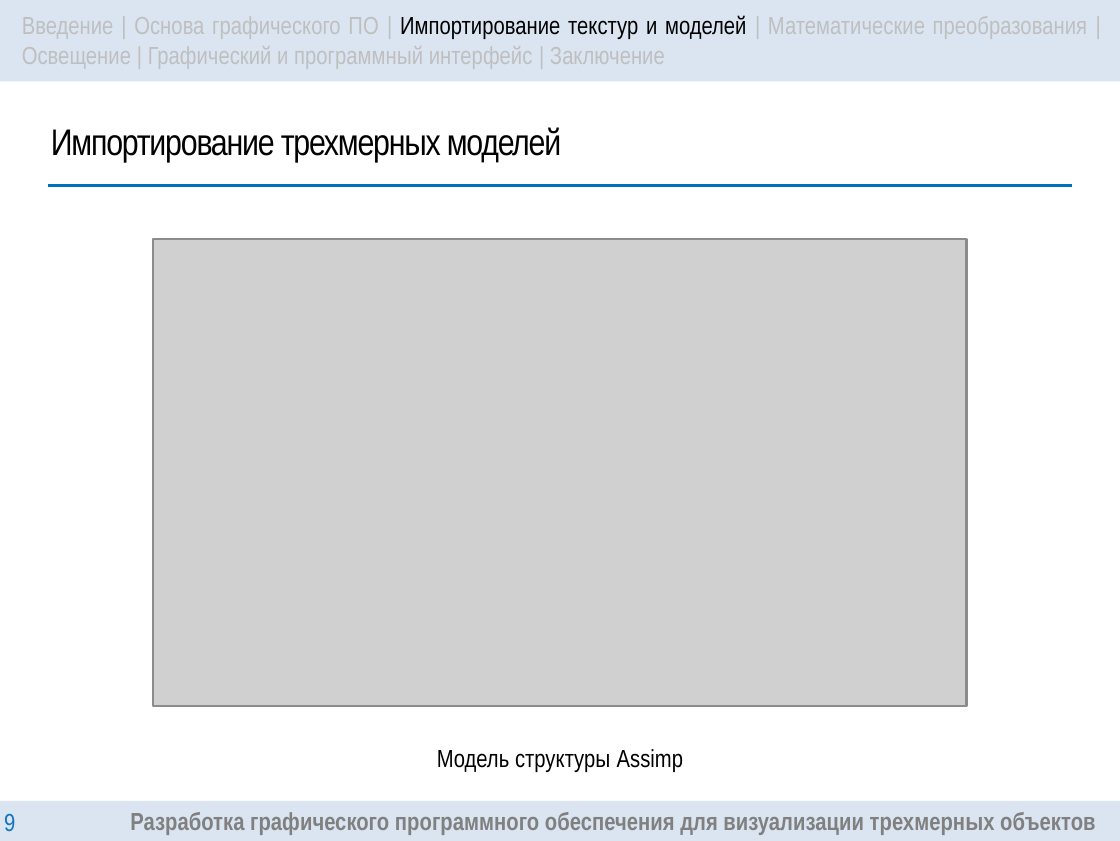
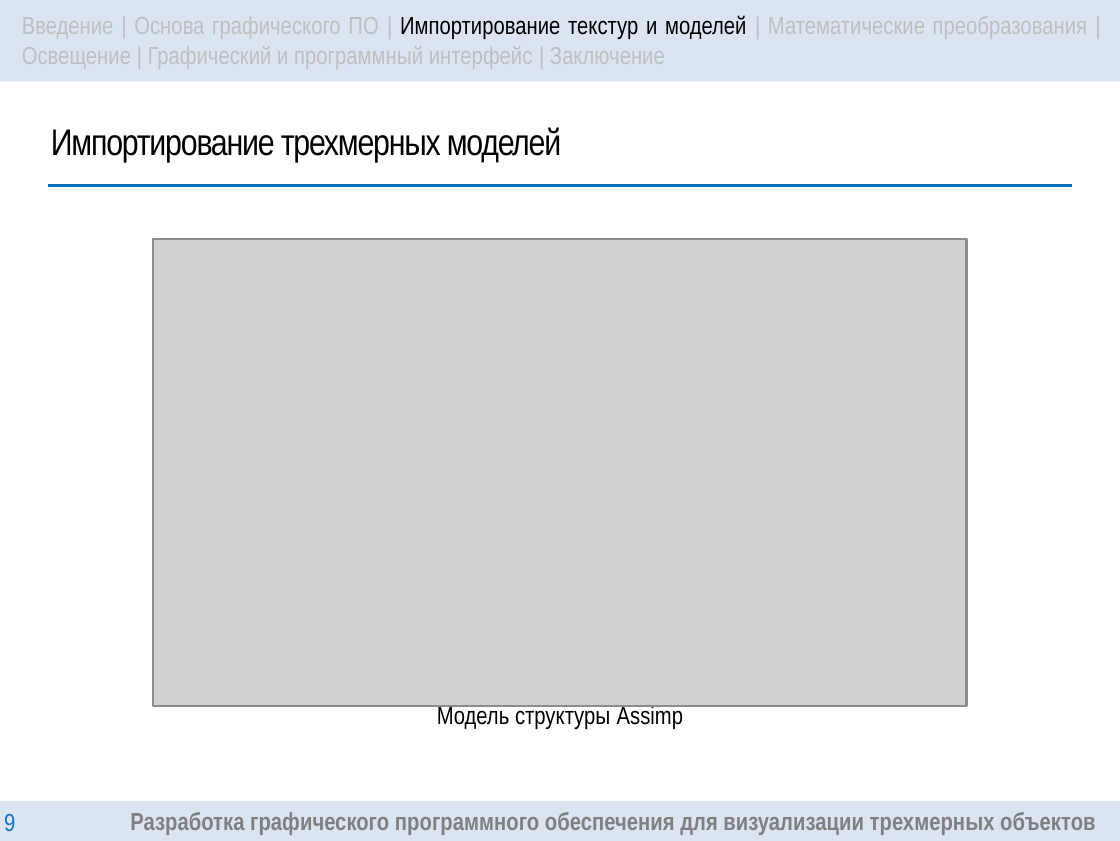
Before and after one commit to DanielDaVinci/Diploma, a slide deck: slide 9 of Diploma/presentation/Presentation.pptx. Drawn at 1120x841 pixels with LibreOffice and Linux fonts; fonts in the diff are those of the drawing; grey boxes stand for pictures. Boxes give left, top, right and bottom in pixels: in the first picture for what was removed or moved away, otherwise in the second. Text is boxed around its words. In the diff, an @@ line names an element or a change of style, - is before the commit and + after.

```diff
--- a/Diploma/presentation/Presentation.pptx
+++ b/Diploma/presentation/Presentation.pptx
@@ text "Модель структуры Assimp" moved from (x1=437, y1=749, x2=683, y2=772) to (x1=437, y1=704, x2=683, y2=729) @@
```
Also in this commit, not shown: 10 other slides changed, 1 slide added, 1 slide removed.
